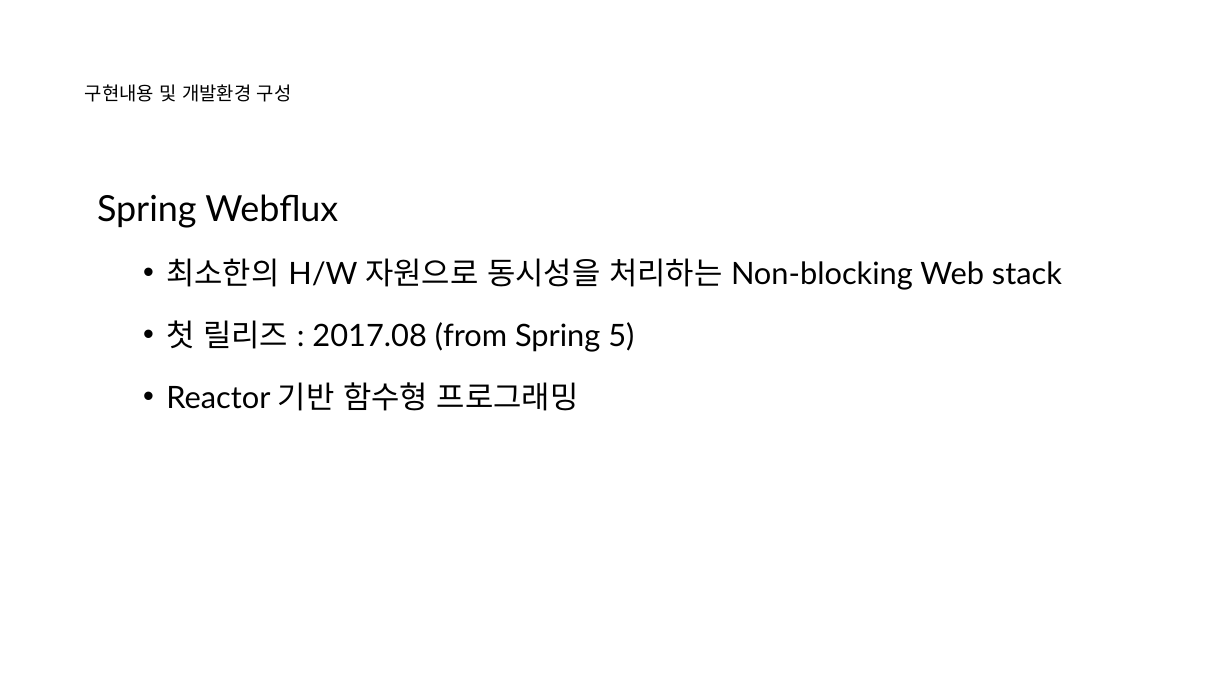
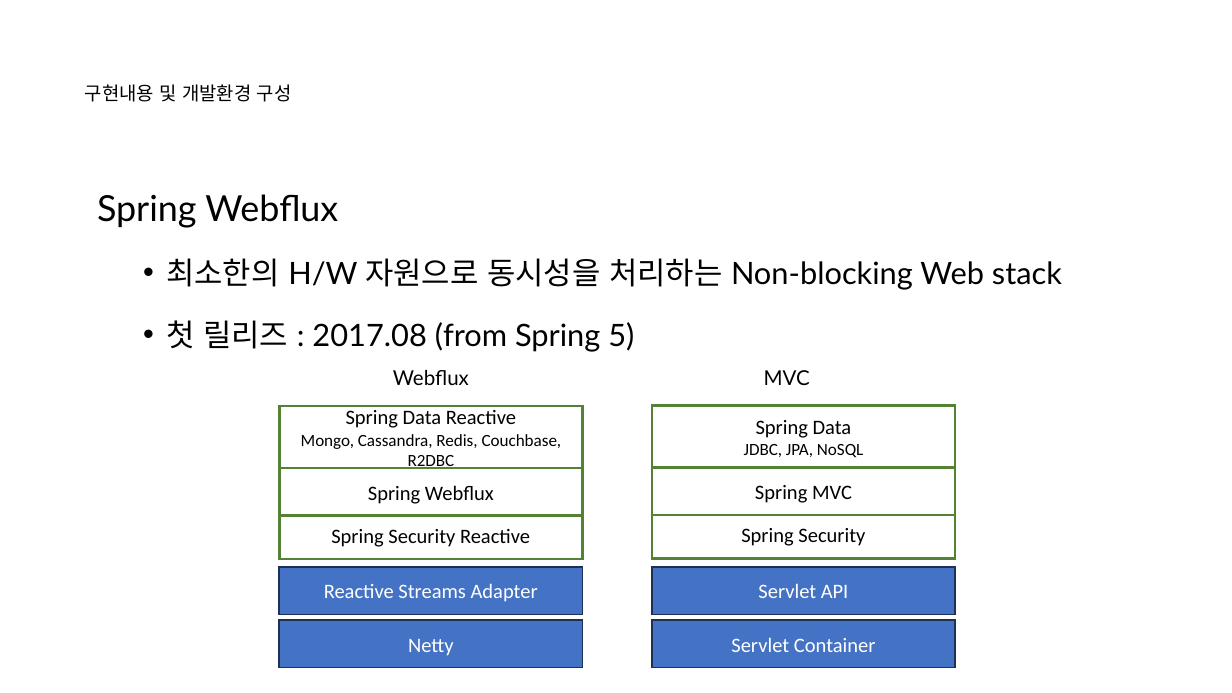
Before and after one commit to nayasis/fastcampus-hyper-webflux, a slide deck: slide 2 of 99.ppt/[Ch4-3. 비동기 서비스 구현 (Spring Webflux)].pptx. Drawn at 1232x693 pixels with LibreOffice and Linux fonts; fonts in the diff are those of the drawing; background and template pictures are left out. Boxes give left, top, right and bottom in pixels: in the first picture for what was removed or moved away, otherwise in the second. Text is boxed around its words. In the diff, an @@ line names an element or a change of style, - is before the commit and + after.

```diff
--- a/99.ppt/[Ch4-3. 비동기 서비스 구현 (Spring Webflux)].pptx
+++ b/99.ppt/[Ch4-3. 비동기 서비스 구현 (Spring Webflux)].pptx
@@ text at [166,382,579,411]: paragraph removed @@
-  • Reactor 기반 함수형 프로그래밍
@@ group added at [280,370,955,668]: 10 rectangles, 2 texts @@
+Netty
+Reactive Streams Adapter
+Servlet Container
+Servlet API
+Spring Security Reactive
+Spring Webflux
+Spring Data Reactive
+Mongo, Cassandra, Redis, Couchbase, R2DBC
+Spring Security
+Spring MVC
+Spring Data
+JDBC, JPA, NoSQL
+Webflux
+MVC
```
Also in this commit, not shown: 3 other slides changed, 2 slides removed.
